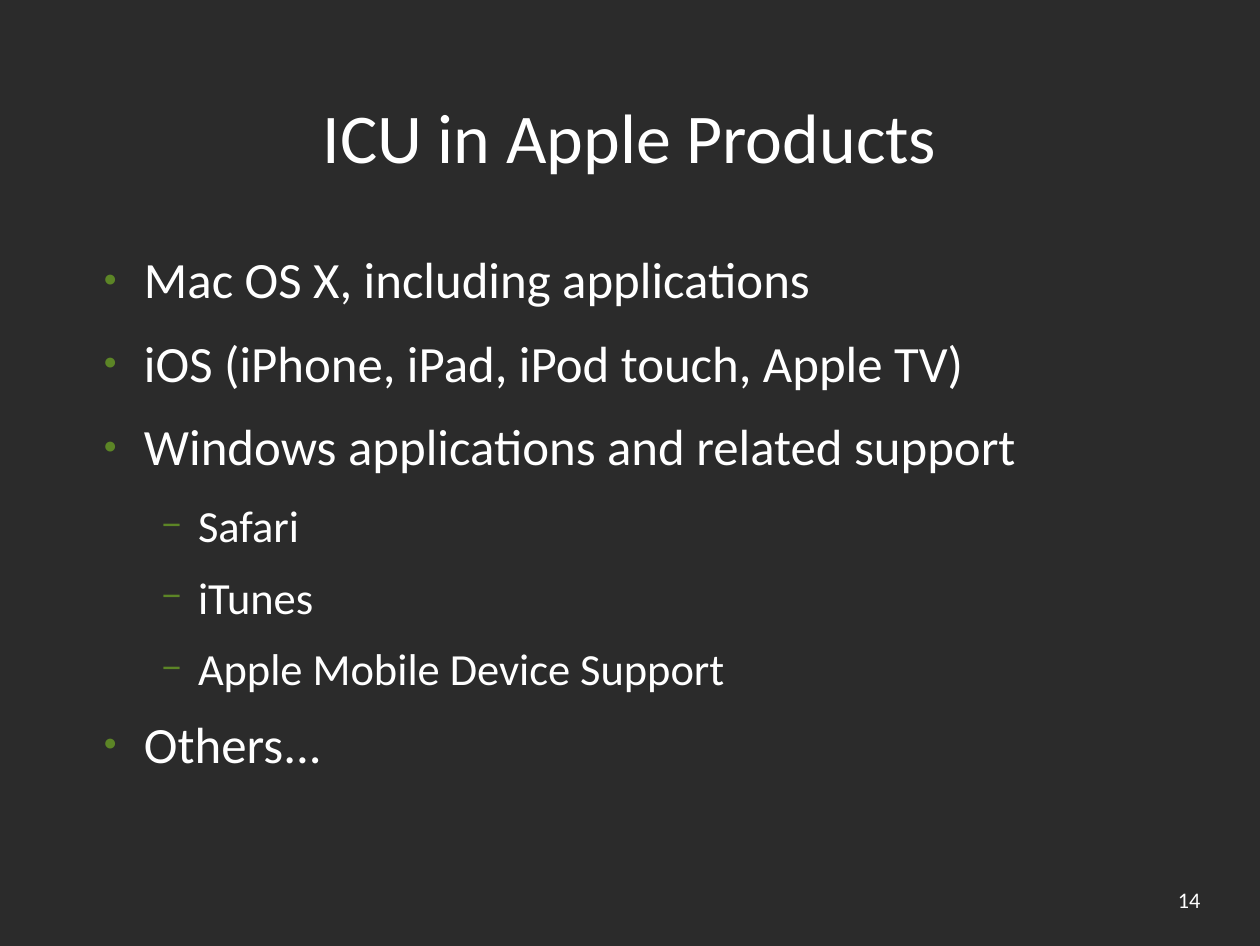
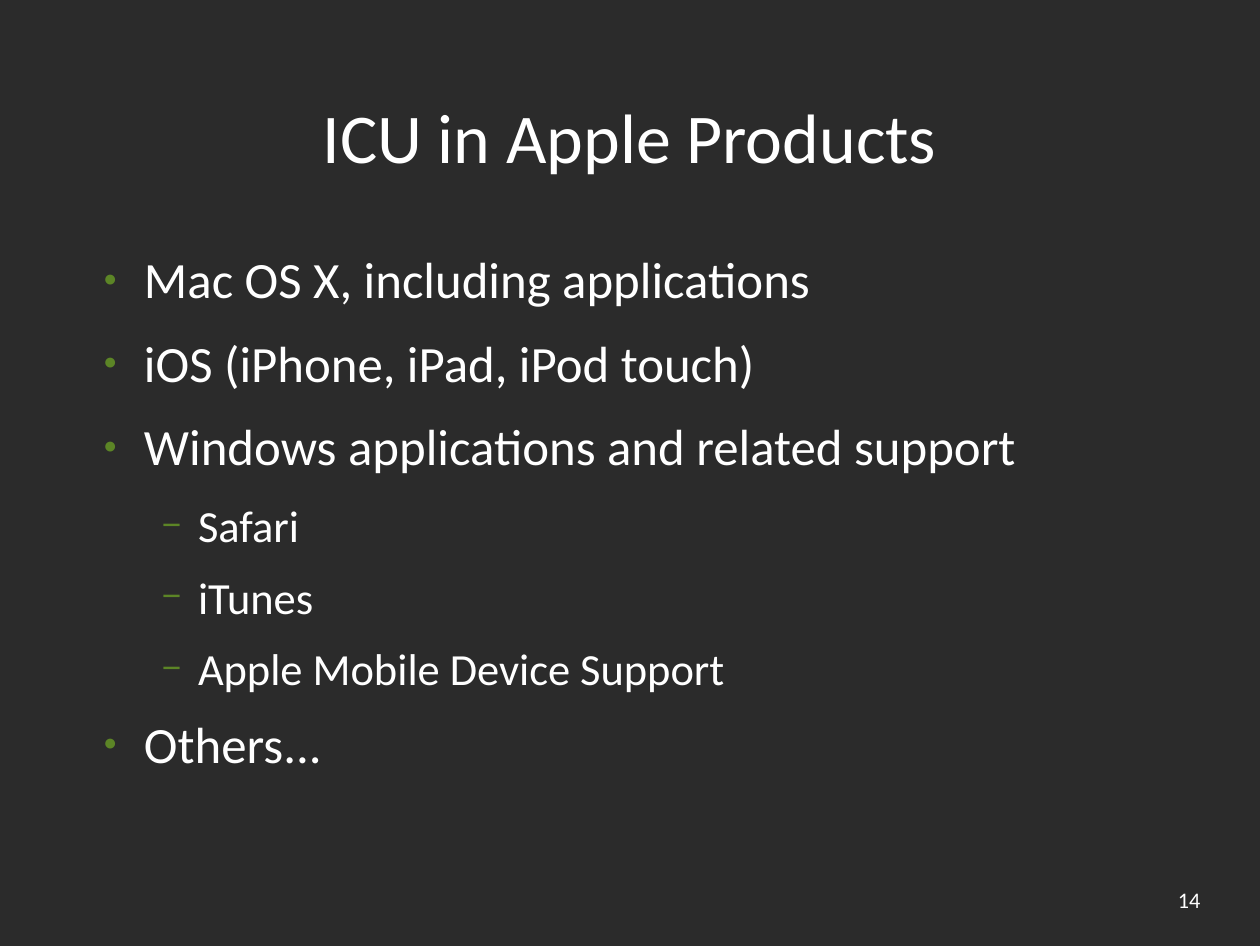
Before and after one commit to unicode-org/icu-docs, a slide deck: slide 14 of docs/pres/icu_overview.odp. Drawn at 1260x946 pixels with LibreOffice and Linux fonts; fonts in the diff are those of the drawing; background and template pictures are left out; a plain dark background stands for a picture behind light text. Boxes give left, top, right and bottom in pixels: in the first picture for what was removed or moved away, otherwise in the second. Text is boxed around its words. In the diff, an @@ line names an element or a change of style, - is before the commit and + after.

```diff
--- a/docs/pres/icu_overview.odp
+++ b/docs/pres/icu_overview.odp
@@ text at [144, 345, 754, 389]: text changed @@
-● iOS (iPhone, iPad, iPod touch, Apple TV)
+● iOS (iPhone, iPad, iPod touch)
```
Also in this commit, not shown: 1 other slide changed, 1 other file.
